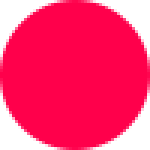
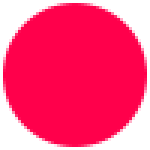
Two versions of the same layered image (150x150). Layer-by-layer changes:
added layer "Ellipse 2" above "Ellipse 1" over [3, 3, 147, 147]
hid "Ellipse 1" over [0, 0, 150, 150]
